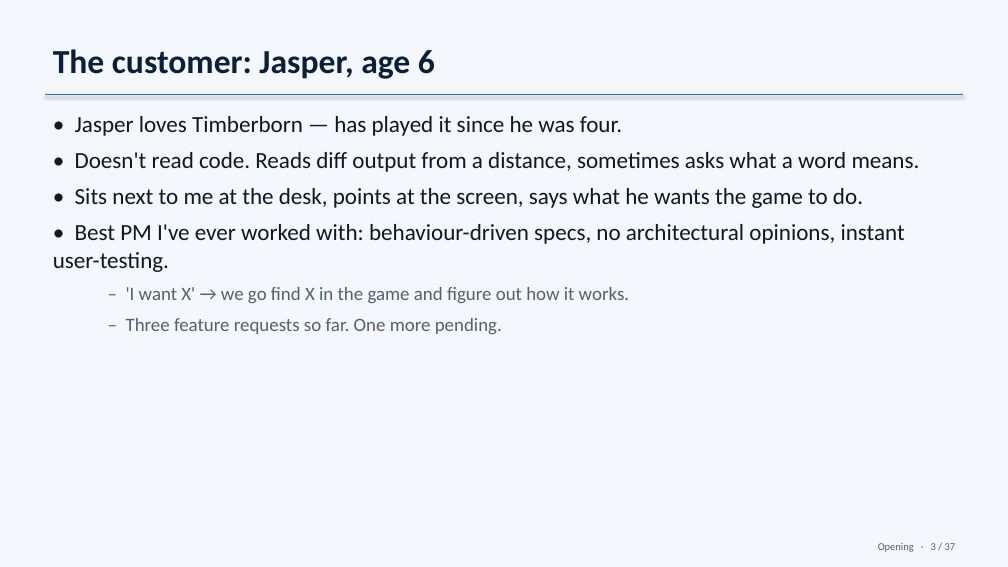
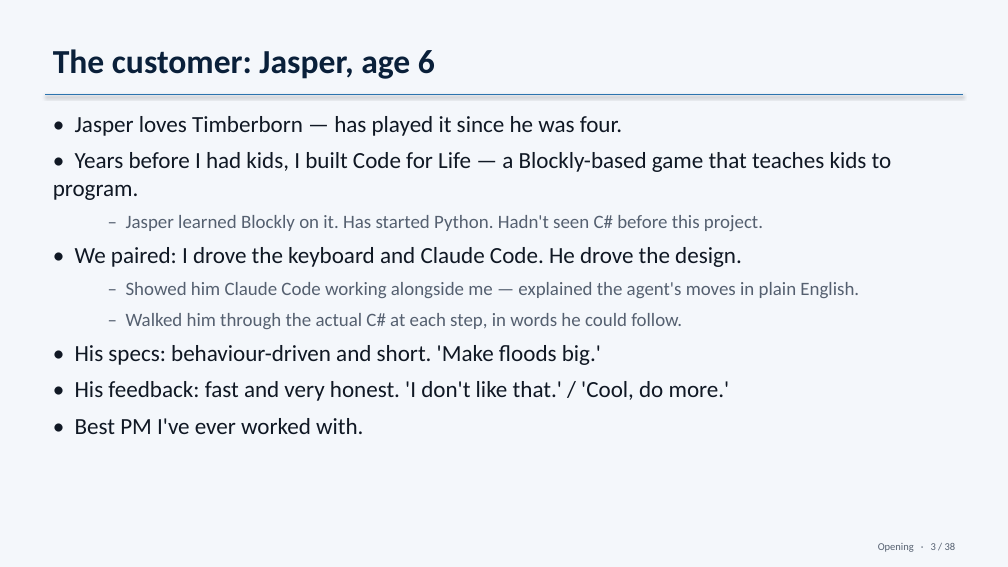
Before and after one commit to Spycho/timberborn-flood-mod, a slide deck: slide 3 of talk/timberborn-talk.pptx. Drawn at 1008x567 pixels with LibreOffice and Linux fonts; fonts in the diff are those of the drawing. Boxes give left, top, right and bottom in pixels: in the first picture for what was removed or moved away, otherwise in the second. Text is boxed around its words. In the diff, an @@ line names an element or a change of style, - is before the commit and + after.

```diff
--- a/talk/timberborn-talk.pptx
+++ b/talk/timberborn-talk.pptx
@@ text at (x1=53, y1=152, x2=892, y2=434): text changed @@
-• Doesn't read code. Reads diff output from a distance, sometimes asks what a word means.
-• Sits next to me at the desk, points at the screen, says what he wants the game to do.
-• Best PM I've ever worked with: behaviour-driven specs, no architectural opinions, instant user-testing.
-  – 'I want X' → we go find X in the game and figure out how it works.
-  – Three feature requests so far. One more pending.
+• Years before I had kids, I built Code for Life — a Blockly-based game that teaches kids to program.
+  – Jasper learned Blockly on it. Has started Python. Hadn't seen C# before this project.
+• We paired: I drove the keyboard and Claude Code. He drove the design.
+  – Showed him Claude Code working alongside me — explained the agent's moves in plain English.
+  – Walked him through the actual C# at each step, in words he could follow.
+• His specs: behaviour-driven and short. 'Make floods big.'
+• His feedback: fast and very honest. 'I don't like that.' / 'Cool, do more.'
+• Best PM I've ever worked with.
@@ text at (x1=878, y1=543, x2=956, y2=552): text changed @@
-Opening · 3 / 37
+Opening · 3 / 38
```
Also in this commit, not shown: 32 other slides changed, 3 slides added, 2 slides removed, 2 other files.
